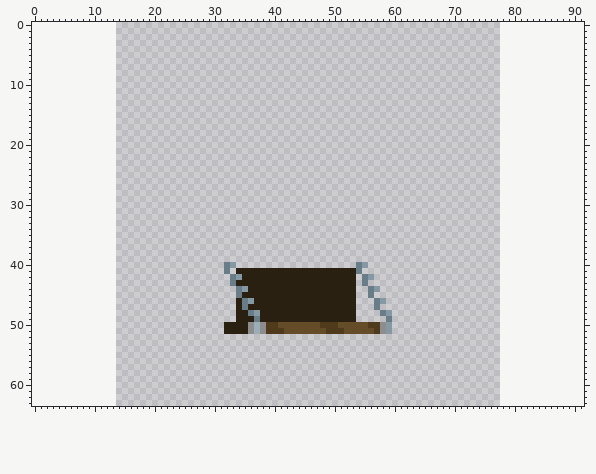
One commit to this pixel-art file: Assets/Resources/sprites/shop.aseprite. The first picture shows the starting point.
64x64 pixels, 1 frame. The old version is drawn lined up with the new one, on the new canvas.
New version:
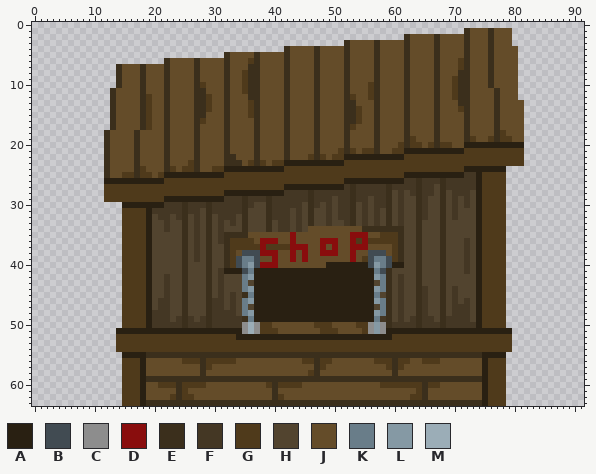
Palette (. is transparent): A #292012  B #414b52  C #8d8d8d  D #890d0d  E #3b2f1c  F #443724  G #4f3a1b  H #52442f  J #644c29  K #697d89  L #8599a4  M #9badb7
From old to new:
canvas 64x64 -> 92x64, the old top-left corner now at 14,0
Changed rows in their new state; - is an unchanged pixel.
first column x 12:
 1 ------------------------------------------------------------EJJJEJJJ--
 2 --------------------------------------------------EJJJJEJJJJEJJJEJJJ--
 3 ----------------------------------------EJJJJEJJJJEJJJJEJJJJEJJJEJJJ--
 4 ------------------------------EJJJJEJJJJEJJJJEJJJJEJJJJEJJJJEJJJEJJJJ-
 5 --------------------EJJJJEJJJJEJJJJEJJJJEJJJJEJJJJEJJJJEJJJJEJJJEJJJJ-
 6 ----------EJJJJEJJJJEJJJGEJJJJEJJJJEJJJJEJJJJEJJJJEJJJJEJJJGEJJJEJJJJ-
 7 --EJJJEJJJEJJJJEJJJJEJJJEEJJJJEJJJJEJJJJEJJJJEJJJJEJJJJEJJJGEJJJEJJJJ-
 8 --EJJJEJJJEJJJJEJJJJEJJGEEJJJJEJJJJEJJJJEJJJJEJJJJEJJJJEJJJEEJJJEJJJJ-
 9 --EJJJEJJJEJJJJEJJJJEJJGEEJJJJEJJJJEJJJJEJJJJEJJJJEJJJJEJJGEEJJJEJJJJ-
10 --EJJJEJJJEJJJJEGJJJEJJGEEJJJJEJJJJEJJJJEJJJGEJJJJEJJJJEJJGEEJJJEJJJJ-
11 -EJJJJEJJJEJJJJEEJJJEJJGEEJJJJEJJJJEJJJJEJJJGEJJJJEJJJJEJJGEEJJJJEJJJ-
12 -EJJJJEGJJEJJJJEEGJJEJJJEEJJJJEJJJJEJJJJEGJJGEJJJJEJJJJEJJGEEJJJJEJJJ-
13 -EJJJJEGJJEJJJJEEGJJEJJJGEJJJJEJJJJEJJJJEEJJJEJJJJEJJJJEJJJEEJJJJEJJJJ
14 -EJJJJEGJJEJJJJEEGJJEJJJGEJJJJEJJJJEJJJJEEGJJEJJJJEJJJJEJJJGEJJJJEJJJJ
15 -EJJJJEGJJEJJJJEEJJJEJJJGEJJJJEJJJJEJJJJEEGJJEJJJJEJJJJEJJJJEJJJJEJJJJ
16 -EJJJJEGJJEJJJJEGJJJEJJJJEJJJJEJJJJEJJJJEEGJJEJJJJEJJJJEJJJJEJJJJEJJJJ
17 -EJJJJEGJJEJJJJEJJJJEJJJJEJJJJEJJJJEJJJJEGJJJEJJJJEJJJJEJJJJEJJJJEJJJJ
18 EJJJJEJJJJEJJJJEJJJJEJJJJEJJJJEJJJJEJJJJEJJJJEJJJJEJJJJEJJJJEJJJJEGJJJ
19 EJJJJEJJJJEJJJJEJJJJEJJJJEJJJJEJJJJEJJJJEJJJJEJJJJEGJJJEJJJJEGJJGEGGJJ
20 EJJJJEJJJJEJJJJEJJJJEJJJJEJJJJEJJJJEJJJJEJJJJEJJJGEGGJGEGGJJAAAAAAAAAA
21 EJJJJEJJJJEJJJJEJJJJEJJJJEJJJJEJJJJEJJJGEGJGGEJJGGAAAAAAAAAAGGGGGGGGGG
22 EJJJJEJJJJEJJJJEJJJJEEJJJEJJJJEJJJGEGJGGAAAAAAAAAAGGGGGGGGGGGGGGGGGGGG
23 EJJJJEJJJJEJJJGEJJJJEEEJGEGJGGAAAAAAAAAAGGGGGGGGGGGGGGGGGGGGGGGGGGGGGG
24 EJJJJEGJJJEGJGGEJJGGAAAAAAAAAAGGGGGGGGGGGGGGGGGGGGGGGGGGGGGGAAAAAAA---
25 EJJGGEGGJGAAAAAAAAAAGGGGGGGGGGGGGGGGGGGGGGGGGGGGGGAAAAAAAAAAFFAGGGG---
26 AAAAAAAAAAGGGGGGGGGGGGGGGGGGGGGGGGGGGGGGAAAAAAAAAAFFEFFFEFFFFFAGGGG---
27 GGGGGGGGGGGGGGGGGGGGGGGGGGGGGGAAAAAAAAAAFEFFFFFEFFFFEFFHEFFFFFAGGGG---
28 GGGGGGGGGGGGGGGGGGGGAAAAAAAAAAFFFFEFFFFFFEFFFFFEHFHFEFFHEHFFFHAGGGG---
29 GGGGGGGGGGAAAAAAAAAAFFFEFFFEFFFFFFEFFFHFFEFFHFFEHFHHEFHHEHFHFHAGGGG---
30 ---AAAAAAAFFFEFFFEFFFFFEFHHEFFFFFHEFHFHFFEHFHFFEHFHHEFHHEHFHFHAGGGG---
31 ---GGGGAFFFFFEFFHEFFFFFEHHHEFFFHFHEHHFHFFEHFHFHEHFHHEFHHEHFHHHAGGGG---
32 ---GGGGAHFFHFEHFHEHFFFHEHHHEFFFHFHEHHFHFFEHFHFHEHFHHEFHHEHFHHHAGGGG---
33 ---GGGGAHHFHHEHFHEHFHFHEHHHEHFFHFHEHHFHHFEHFHFHEHFHHEHHHEHHHHHAGGGG---
34 ---GGGGAHHFHHEHFHEHFHHHEHHHEHFFHFHJJJJJJJJJEEEEEEEHHEHHHEHHHHHAGGGG---
35 ---GGGGAHHHHHEHFHEHFEEEEJJJJJJJDJJJJJJJJJDDDJJGGGEHHEHHHEHHHHHAGGGG---
36 ---GGGGAHHHHHEHFHEHFEGGGGJDDDJJDJJJJDDDJJDGDGGGGGEHHEHHHEHHHFHAGGGG---
37 ---GGGGAHHHHHEHFHEHHEGGGGGDGGGGDDDJJDJDJJDDDJJJJGEHHEHHHEHHHFHAGGGG---
38 ---GGGGAHHHHHEHFHEHHEGJBBBDDDJJDJDJJDDDJJDJJBBBJGEHHEHHHEHHHFHAGGGG---
39 ---GGGGAHHHHHEHFHEHHEGBKKBJJDJJDJDJJJJJJJDJGBKKBGEHHEHHHEHHHFHAGGGG---
40 ---GGGGAHHHHHEHHHEHHEGBKLBDDDJJJJJJJJAAAAAAABLKBAAHHEHHHEHHHFHAGGGG---
41 ---GGGGAHHHHHEHHHEHFAA-BK-----------------AAAKBEHHHHEHHHEHHHFHAGGGG---
42 ---GGGGAHHFHHEHHHEHFHHHKL-----------------AAALKEHFHHEHHHEHHHHHAGGGG---
43 ---GGGGAHHFHHEHHHEHFHHHKH-----------------AAAHKEHFHHEHHHEHHHHHAGGGG---
44 ---GGGGAHHFHHEHHHEHFHHHKL-----------------AAA-KEHFHHEFHHEHFHHHAGGGG---
45 ---GGGGAHHFHHEHHHEHFHFHEK-----------------AAAKHEHFHHEFHHEHFHHHAGGGG---
46 ---GGGGAHFFHHEHHHEFFHFH-------------------AAALKEHFHHEFHHEHFHFHAGGGG---
47 ---GGGGAHFFHHEHHHEFFHFH-H-----------------AAAHKEHFHHEFHHEHFFFHAGGGG---
48 ---GGGGAFFFHHEHHHEFFFFHKLA----------------AAAL-EHFHHEFHHEHFFFHAGGGG---
49 ---GGGGAFFFHFEFHFEFFFFFEKA----------------AAAKFEHFHFEFFHEFFFFHAGGGG---
50 ---GGGGAFFFFFEFFFEFFFFFCMCG-J------G--J---GGCL-EFFFFEFFFEFFFFFAGGGG---
51 --AAAAAAAAAAAAAAAAAA---CMCG--J------G--J---GCL-AAAAAAAAAAAAAAAAAAAAA--
52 --GGGGGGGGGGGGGGGGGGGGAAAAAAAAAAAAAAAAAAAAAAAAAAGGGGGGGGGGGGGGGGGGGG--
53 --GGGGGGGGGGGGGGGGGGGGGGGGGGGGGGGGGGGGGGGGGGGGGGGGGGGGGGGGGGGGGGGGGG--
54 --GGGGGGGGGGGGGGGGGGGGGGGGGGGGGGGGGGGGGGGGGGGGGGGGGGGGGGGGGGGGGGGGGG--
55 ---AAAAEEEEEEEEEEEEEEEEEEEEEEEEEEEEEEEEEEEEEEEEEEEEEEEEEEEEEEEEAAAA---
56 ---GGGAJJJJJJGGGEGGGGGJJJJJJJJJJJGGEGGJJJJJJJGGGEGGJJGGGJJJJJJJAGGG---
57 ---GGGAJJJJJJJJJEGJJJJJJJJJJJJJJJJJEGJJJJJJJJJJGEGJJJJJJJJJJJJJAGGG---
58 ---GGGAJJJJJJJJJEJJJJJJJJJJJJJJJJJGEJJJJJJJJJJJJEJJJJJJJJJJJJJJAGGG---
59 ---GGGAEEEEEEEEEEEEEEEEEEEEEEEEEEEEEEEEEEEEEEEEEEEEEEEEEEEEEEEEAGGG---
60 ---GGGAJJGGGEGGGGJJJJJJJJJJGEGGGGJJJJJJJJJJJJJGGGGGGGEGGJJJJJJJAGGG---
61 ---GGGAJJJJJEGJJJJJJJJJJJJJJEJJJJJJJJJJJJJJJJJJJJJJJGEJJJJJJJJJAGGG---
62 ---GGGAJJJJGEGGJJJJJJJJJJJJJEGJJJJJJJJJJJJJJJJJJJJJGGEJJJJJJJJJAGGG---
63 ---GGGAEEEEEEEEEEEEEEEEEEEEEEEEEEEEEEEEEEEEEEEEEEEEEEEEEEEEEEEEAGGG---
